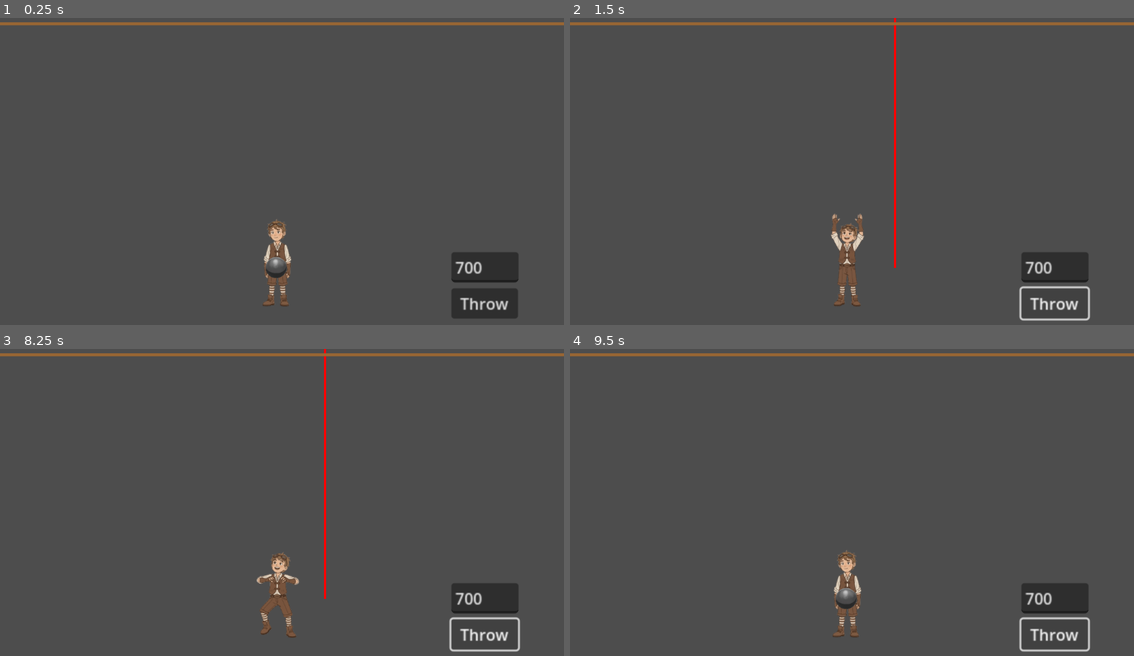
Above: before the commit, frames 1-4 (two rows, left to right).
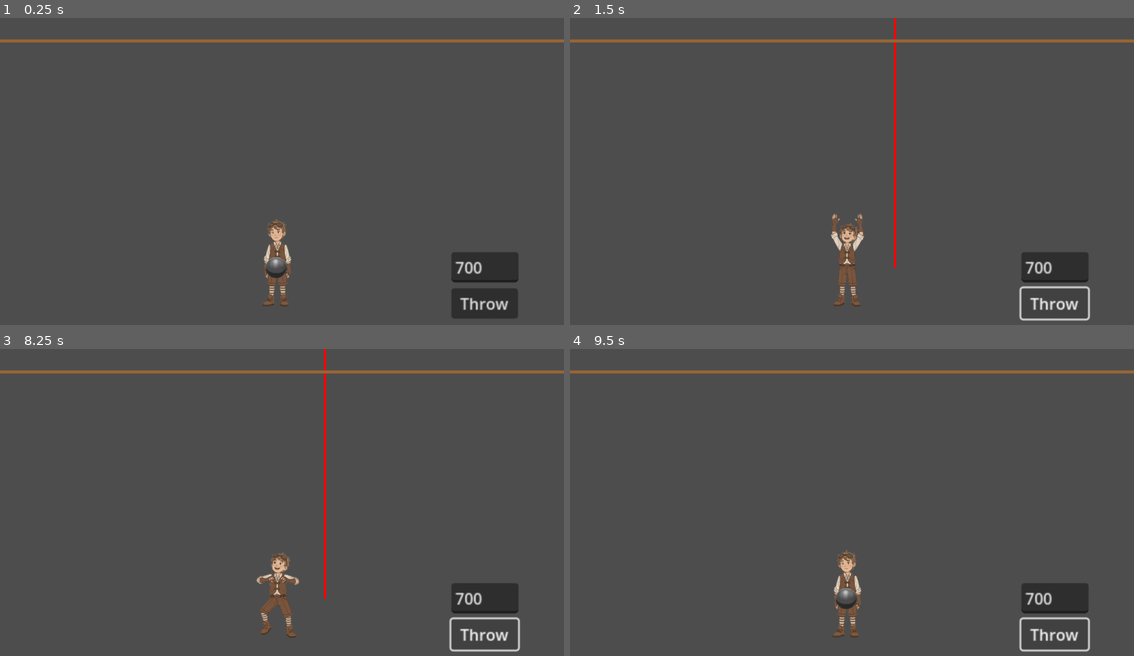
Above: after the commit, the same moments.

Repository: vasyukovin/physics
Game: Godot game, scene res://playground.tscn
The game is run twice, just before and just after one commit, with the same random seed, the same clock (stepped at 60 frames per second) and the same inputs.
Inputs:
- Up to frame 1 (0.25 s): no input
- Up to frame 2 (1.5 s): click "Throw" at 0.5 s; click "Throw" at 1.25 s
- Up to frame 3 (8.25 s): click "Throw" at 2 s; tap Enter at 2.75, 4.25, 5.75 s; tap Space at 3.5, 5, 6.5 s
- Up to frame 4 (9.5 s): no input

The runs differ from the first frame. In frame 1, 2.3% of the frame differs, in the area x 0-100%, y 1-9%; in frame 2, 2.3%; in frame 3, 2.3%; in frame 4, 2.3%.

Commit message:
Adjust fixed Y position for target height line and clean up whitespace in playground.gd

Diff:
--- a/playground.gd
+++ b/playground.gd
@@ -49,7 +49,7 @@
 
 		# Create a static horizontal line above the player
 		var line_length: float = 2000.0
-		var line_y: float = starting_ball_y - 250.0  # Fixed Y position above player
+		var line_y: float = starting_ball_y - 232.69947052002  # Fixed Y position above player
 
 		target_height_line.clear_points()
 		target_height_line.add_point(Vector2(-line_length, line_y))
@@ -153,6 +153,7 @@
 			height_label.text = "%.2f m" % height_meters  # Format: "X.XX m"
 			# Position label at the top of the line (at ball's current height)
 			height_label.position = to_local(Vector2(ball_center.x + line_x_offset + 10, ball_center.y - 20))
+			# print("Height label position: ", height_meters)
 	else:
 		if height_line:
 			height_line.visible = false
